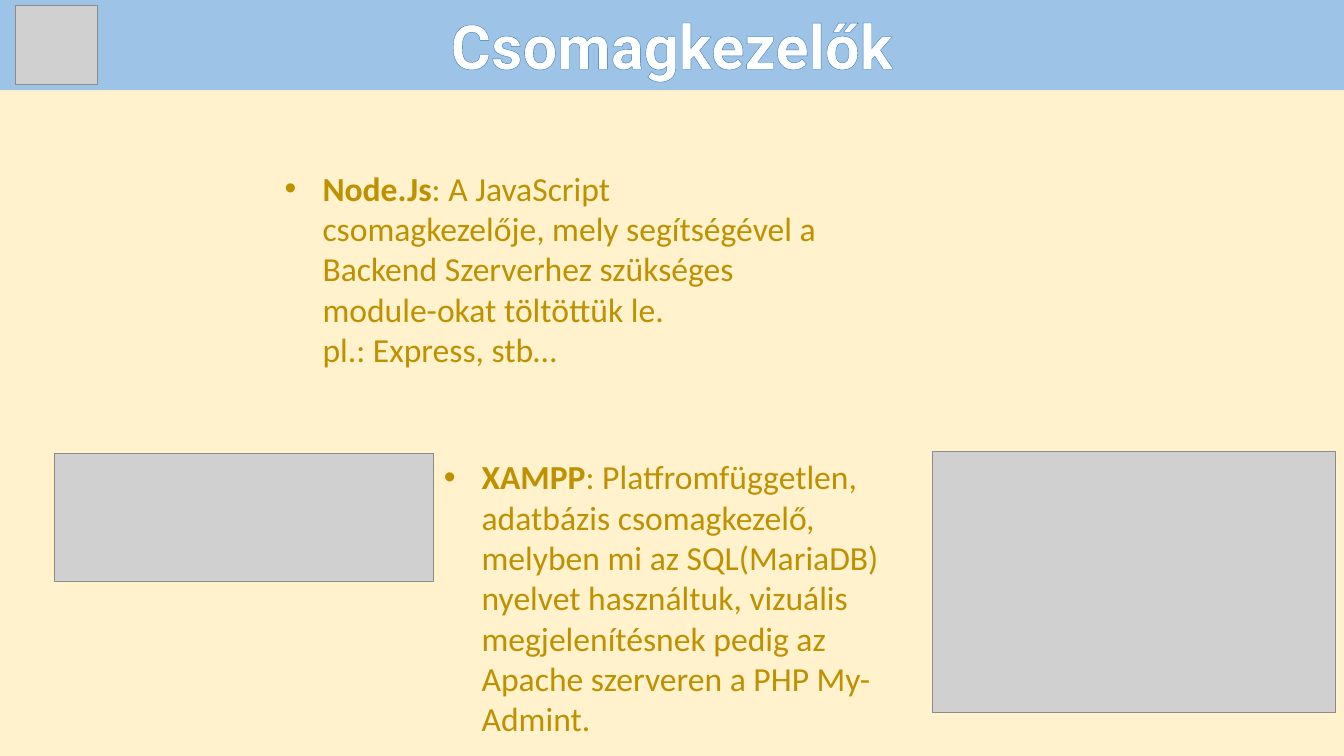
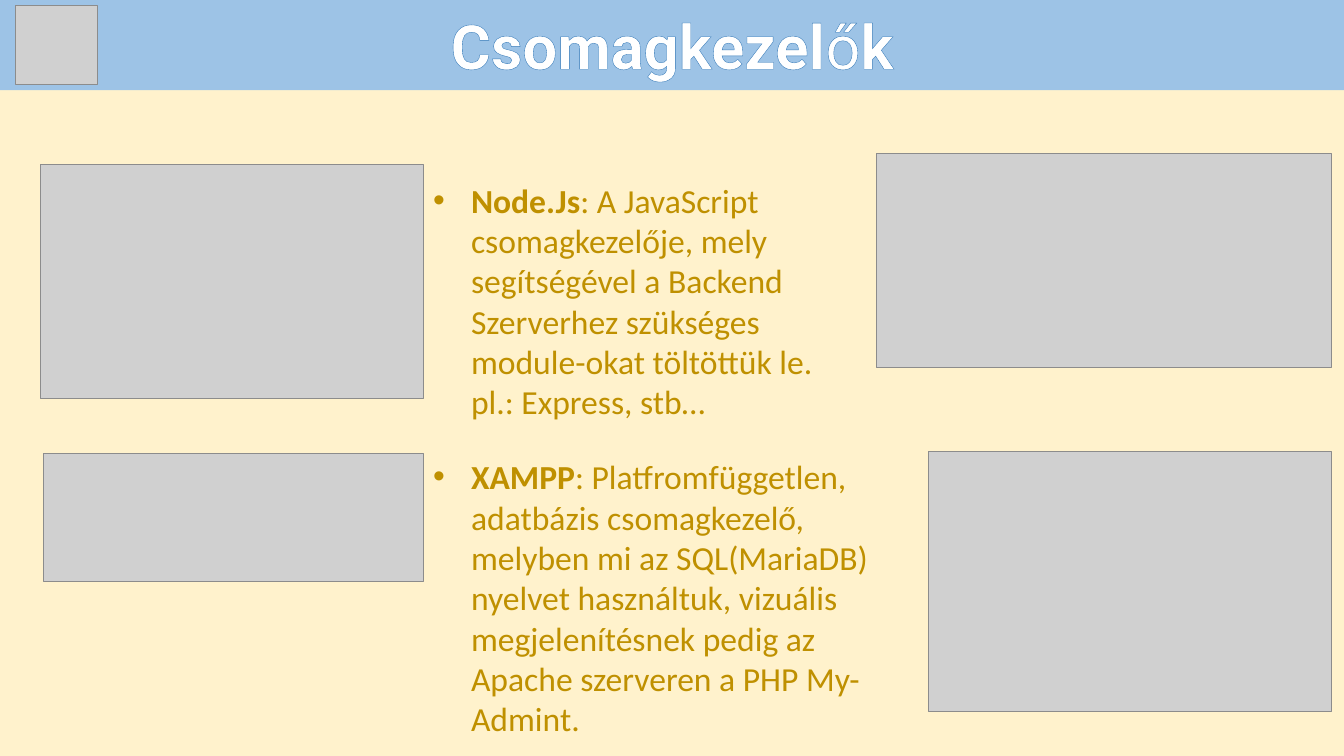
Before and after one commit to Andras-12c/Dozsa-Csarda, a slide deck: slide 6 of VizsgaremekPP.pptx. Drawn at 1344x756 pixels with LibreOffice and Linux fonts; fonts in the diff are those of the drawing; grey boxes stand for pictures. Boxes give left, top, right and bottom in pixels: in the first picture for what was removed or moved away, otherwise in the second. Text is boxed around its words. In the diff, an @@ line names an element or a change of style, - is before the commit and + after.

```diff
--- a/VizsgaremekPP.pptx
+++ b/VizsgaremekPP.pptx
@@ text "Csomagkezelők" at (451,23,894,82): bold off in "Csomagkezelők" @@
@@ picture added at (40,164,423,399) @@
@@ text "Node.Js: A JavaScript csomagkezelője, mely ..." rewrapped from (323,177,816,368) to (471,189,812,420) @@
@@ picture added at (876,153,1331,367) @@
@@ picture: place and size @@
-picture at (54,454,435,582)
+picture at (43,454,423,582)
@@ text "XAMPP: Platfromfüggetlen, adatbázis csomagkezelő, melyben ...": place and size @@
-text "XAMPP: Platfromfüggetlen, adatbázis csomagkezelő, melyben ..." at (482,465,879,732)
+text "XAMPP: Platfromfüggetlen, adatbázis csomagkezelő, melyben ..." at (471,465,868,732)
@@ picture: place and size @@
-picture at (934,452,1337,712)
+picture at (929,452,1332,712)
```
Also in this commit, not shown: 6 other slides changed.
